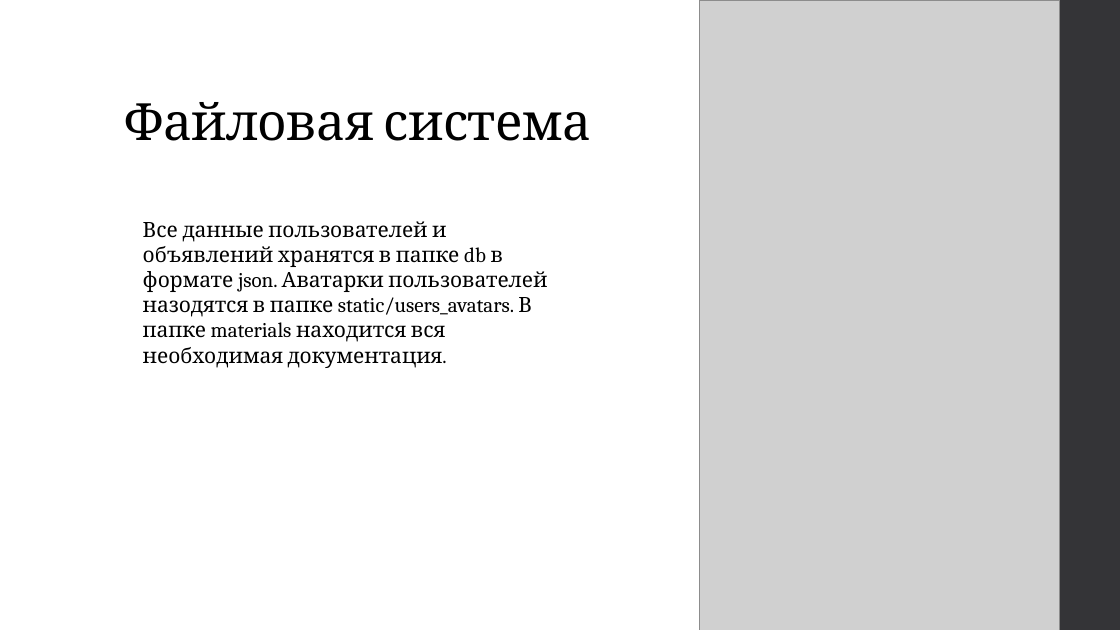
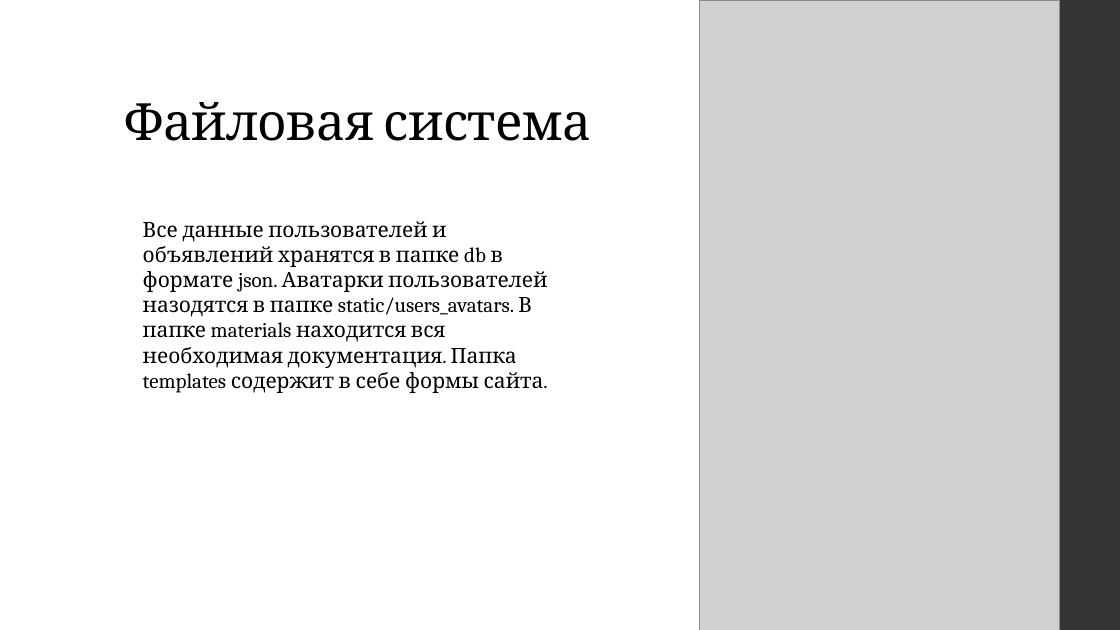
Before and after one commit to Mikhail716662/Project_WEB_Naumov_Anchutin, a slide deck: slide 4 of materials/presentation.pptx. Drawn at 1120x630 pixels with LibreOffice and Linux fonts; fonts in the diff are those of the drawing; grey boxes stand for pictures. Boxes give left, top, right and bottom in pixels: in the first picture for what was removed or moved away, otherwise in the second. Text is boxed around its words. In the diff, an @@ line names an element or a change of style, - is before the commit and + after.

```diff
--- a/materials/presentation.pptx
+++ b/materials/presentation.pptx
@@ text at box(143, 221, 547, 393): text changed @@
-Все данные пользователей и объявлений хранятся в папке db в формате json. Аватарки пользователей назодятся в папке static/users_avatars. В папке materials находится вся необходимая документация.
+Все данные пользователей и объявлений хранятся в папке db в формате json. Аватарки пользователей назодятся в папке static/users_avatars. В папке materials находится вся необходимая документация. Папка templates содержит в себе формы сайта.
```
Also in this commit, not shown: 3 other slides changed, 1 other file.
